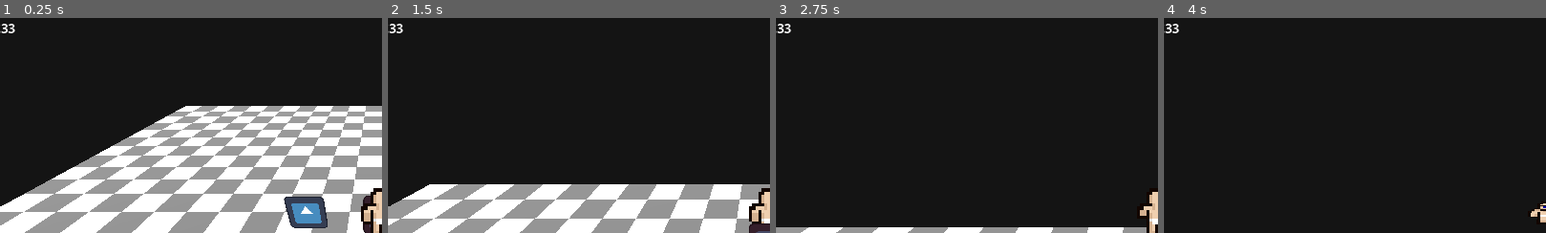
Above: before the commit, frames 1-4 (left to right).
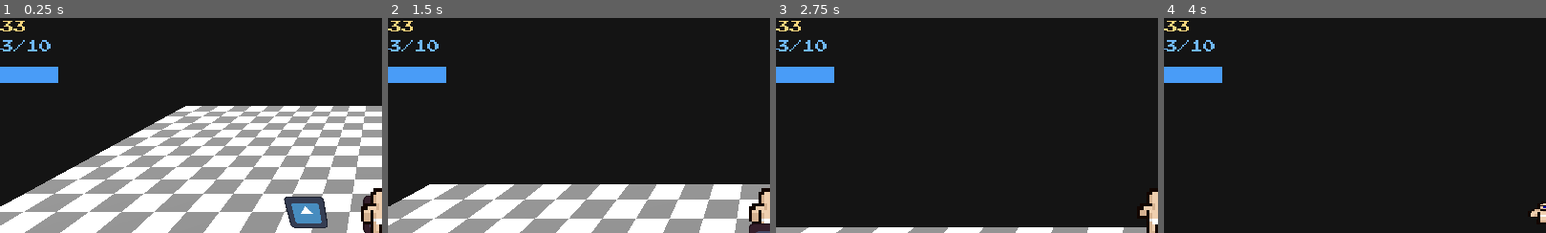
Above: after the commit, the same moments.

Repository: jacob-herrera/LD55
Game: Godot game, scene res://maps/game.tscn
Two runs of this game, one before a commit and one after it. Both use one fixed random seed, a clock stepped at 60 frames per second and the inputs below. The engine's default icon, where the game draws it, is replaced by a stand-in: a white triangle on a blue panel in a dark square.
Inputs:
- Up to frame 1 (0.25 s): no input
- Up to frame 2 (1.5 s): tap Enter at 0.5 s; hold W (move_forward) from 0.53 s (still down); tap F (pickup) at 0.6, 1.35 s; tap Space (jump) at 0.77 s
- Up to frame 3 (2.75 s): keep holding W (move_forward); tap Space (jump) at 1.52 s; tap F (pickup) at 2.1 s
- Up to frame 4 (4 s): keep holding W (move_forward); tap Space (jump) at 2.75, 3.02, 3.77 s; tap F (pickup) at 2.85, 3.6 s
The pictures show only the part of the screen within x 0-50%, y 0-50%; the shares and areas given below are measured in that part.

The runs differ from the first frame. In frame 1, 1.6% of the frame differs, in the area x 0-16%, y 1-31%; in frame 2, 1.6%; in frame 3, 1.6%; in frame 4, 1.6%.

Commit message:
mana bar and label

Diff:
--- a/maps/game.tscn
+++ b/maps/game.tscn
@@ -9,6 +9,8 @@
 [ext_resource type="Texture2D" uid="uid://2ljib8g6rii4" path="res://assets/shadow.png" id="7_6cf3t"]
 [ext_resource type="Script" path="res://scripts/carriable.gd" id="8_sjb6n"]
 [ext_resource type="Script" path="res://scripts/coins.gd" id="9_r7tbf"]
+[ext_resource type="FontFile" uid="uid://ey5uk5evoi8o" path="res://assets/nes.ttf" id="9_x0uos"]
+[ext_resource type="Script" path="res://scripts/mana_label.gd" id="11_ndgwl"]
 
 [sub_resource type="ArrayMesh" id="ArrayMesh_bfqq4"]
 _surfaces = [{
@@ -68,6 +70,17 @@
 [sub_resource type="BoxShape3D" id="BoxShape3D_eok7l"]
 size = Vector3(0.5, 0.75, 0.5)
 
+[sub_resource type="StyleBoxEmpty" id="StyleBoxEmpty_3wifx"]
+
+[sub_resource type="StyleBoxFlat" id="StyleBoxFlat_pbfqa"]
+bg_color = Color(0.286275, 0.611765, 0.968627, 1)
+border_color = Color(0, 0, 0, 1)
+
+[sub_resource type="GDScript" id="GDScript_qya2d"]
+script/source = "extends ProgressBar
+
+"
+
 [node name="game" type="Node3D"]
 metadata/_edit_lock_ = true
 
@@ -188,7 +201,32 @@
 transform = Transform3D(1, 0, 0, 0, 1, 0, 0, 0, 1, 0, 0.375, 0)
 shape = SubResource("BoxShape3D_eok7l")
 
-[node name="Coins" type="Label" parent="."]
-offset_right = 40.0
+[node name="coins" type="Label" parent="."]
+offset_right = 80.0
 offset_bottom = 23.0
+theme_override_colors/font_color = Color(0.976471, 0.843137, 0.494118, 1)
+theme_override_fonts/font = ExtResource("9_x0uos")
+text = "Coins"
 script = ExtResource("9_r7tbf")
+
+[node name="mana label" type="Label" parent="."]
+offset_top = 25.0
+offset_right = 64.0
+offset_bottom = 48.0
+theme_override_colors/font_color = Color(0.435294, 0.717647, 0.968627, 1)
+theme_override_fonts/font = ExtResource("9_x0uos")
+text = "mana"
+script = ExtResource("11_ndgwl")
+
+[node name="mana bar" type="ProgressBar" parent="."]
+z_index = 1
+offset_top = 60.0
+offset_right = 240.0
+offset_bottom = 80.0
+theme_override_styles/background = SubResource("StyleBoxEmpty_3wifx")
+theme_override_styles/fill = SubResource("StyleBoxFlat_pbfqa")
+max_value = 10.0
+step = 1.0
+value = 3.0
+show_percentage = false
+script = SubResource("GDScript_qya2d")
--- a/scripts/autoloads/global.gd
+++ b/scripts/autoloads/global.gd
@@ -2,5 +2,5 @@
 class_name Globals
 
 static var coins: int = 33
-static var mana: int
-static var max_mana: int
+static var mana: int = 3
+static var max_mana: int = 10
--- /dev/null
+++ b/scripts/mana_label.gd
@@ -0,0 +1,7 @@
+extends Label
+
+func _process(delta):
+	self.text = str(global.mana) + "/" + str(global.max_mana)
+
+#func update():
+#	value = global.mana
Not shown: 1 places in maps/game.tscn that only renumber resources
